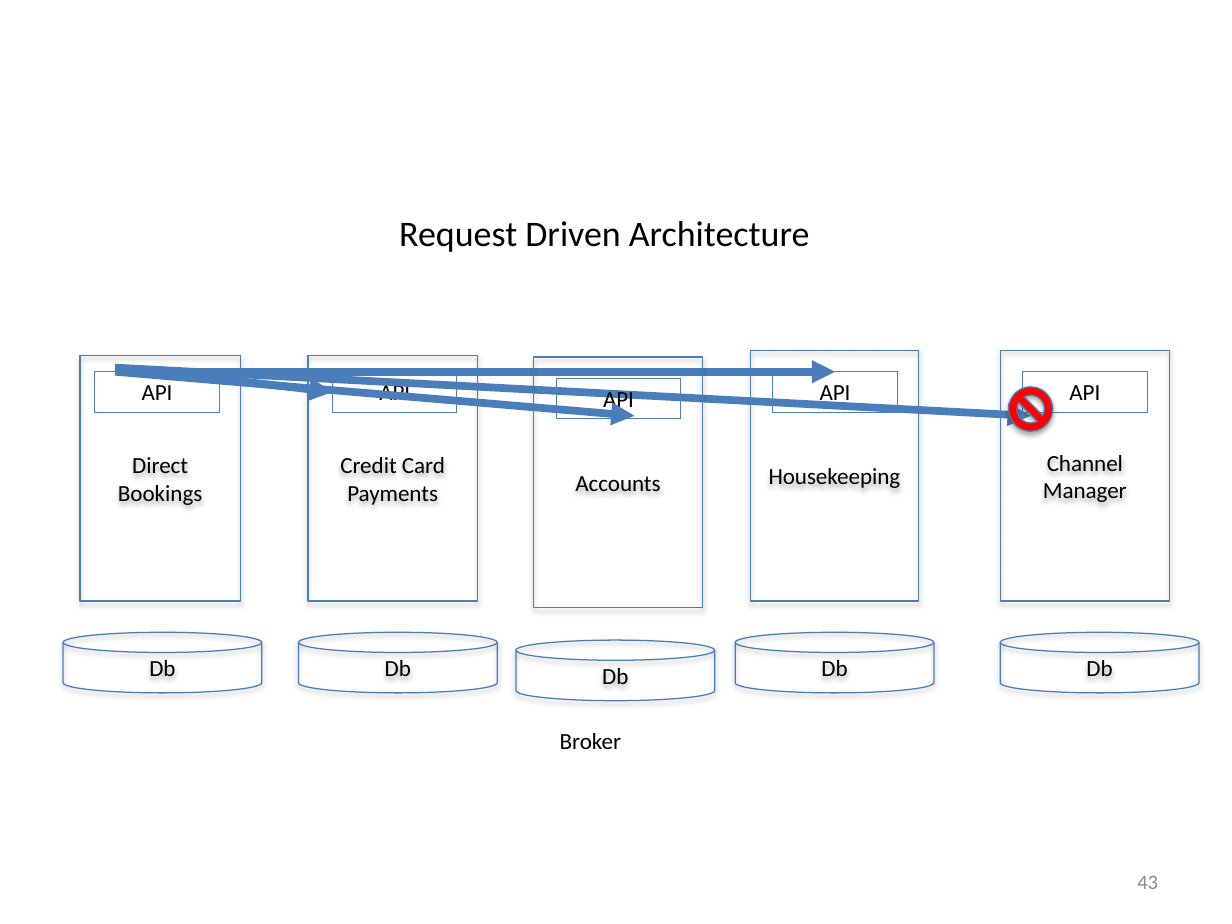
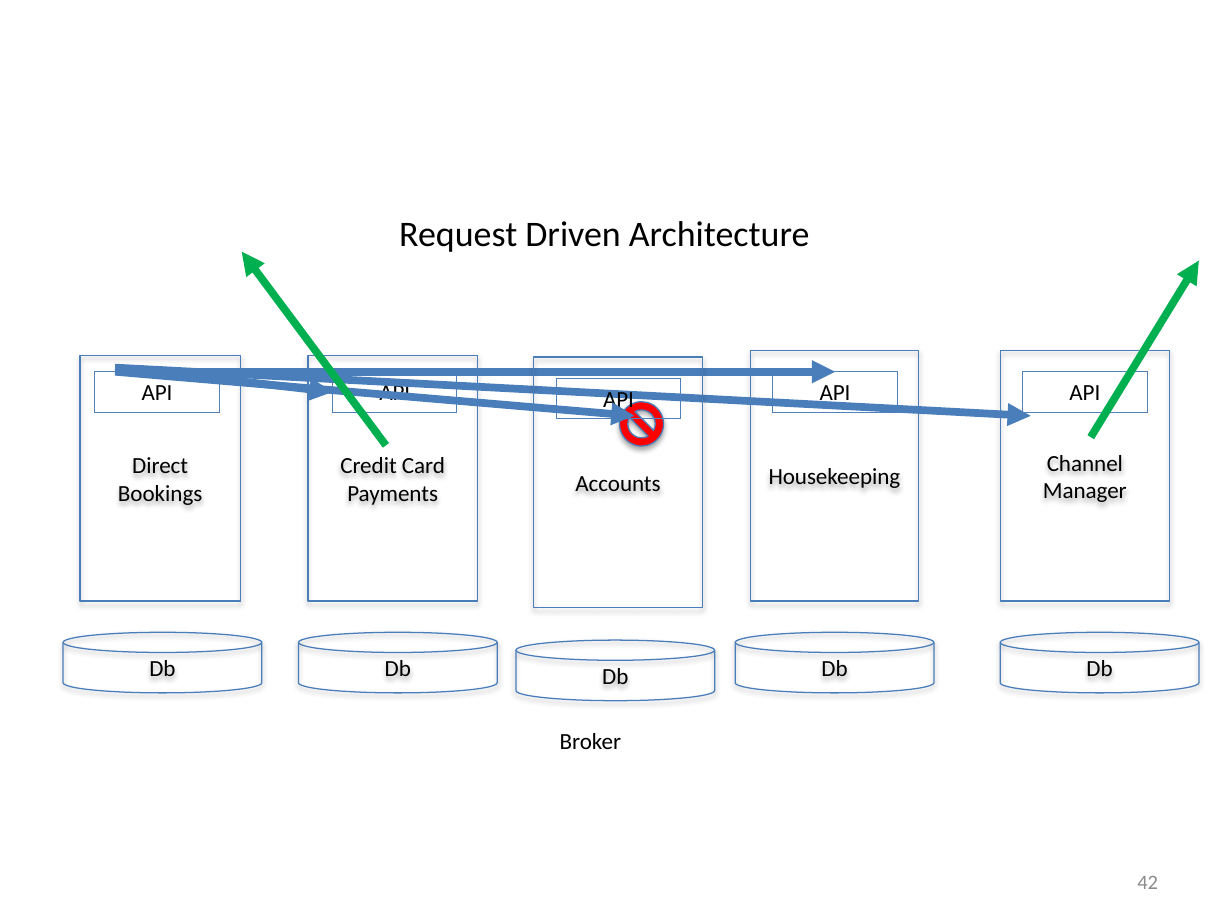
Before and after one commit to iancooper/Presentations, a slide deck: slide 42 of Practical Messaging - Day 1 - New.pptx (slide 43 before the commit). Drawn at 1232x924 pixels with LibreOffice and Linux fonts; fonts in the diff are those of the drawing. Boxes give left, top, right and bottom in pixels: in the first picture for what was removed or moved away, otherwise in the second. Text is boxed around its words. In the diff, an @@ line names an element or a change of style, - is before the commit and + after.

```diff
--- a/Practical Messaging - Day 1 - New.pptx
+++ b/Practical Messaging - Day 1 - New.pptx
@@ arrow added from (386, 446) to (241, 251), #00B050 4.5 pt @@
@@ arrow added from (1090, 437) to (1199, 261), #00B050 4.5 pt @@
@@ no-entry sign: place and size @@
-no-entry sign at <box>1009,387,1053,431</box>
+no-entry sign at <box>620,402,664,446</box>
@@ page number at <box>1137,876,1158,889</box>: text changed @@
-43
+42
```
Also in this commit, not shown: 8 other slides changed, 1 slide added, 2 slides removed.
